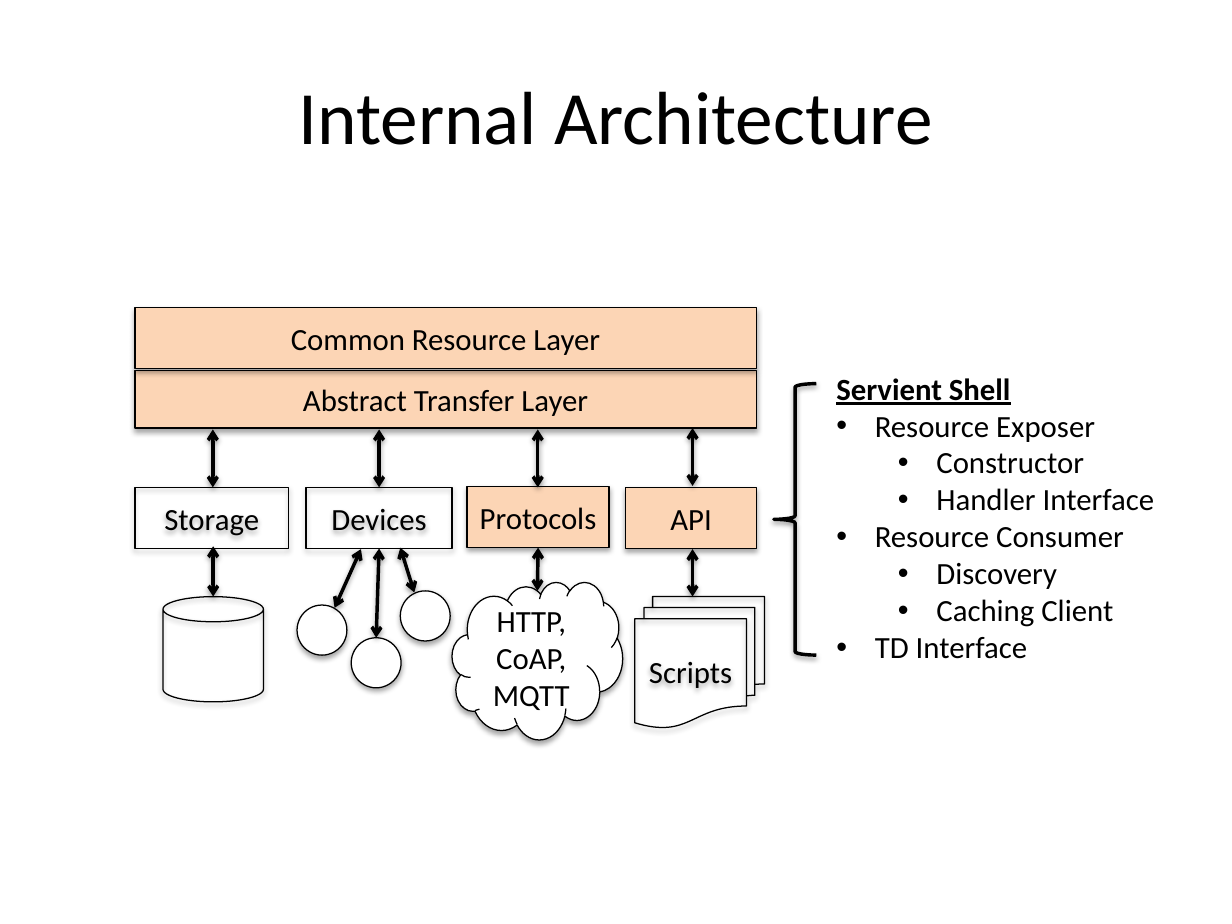
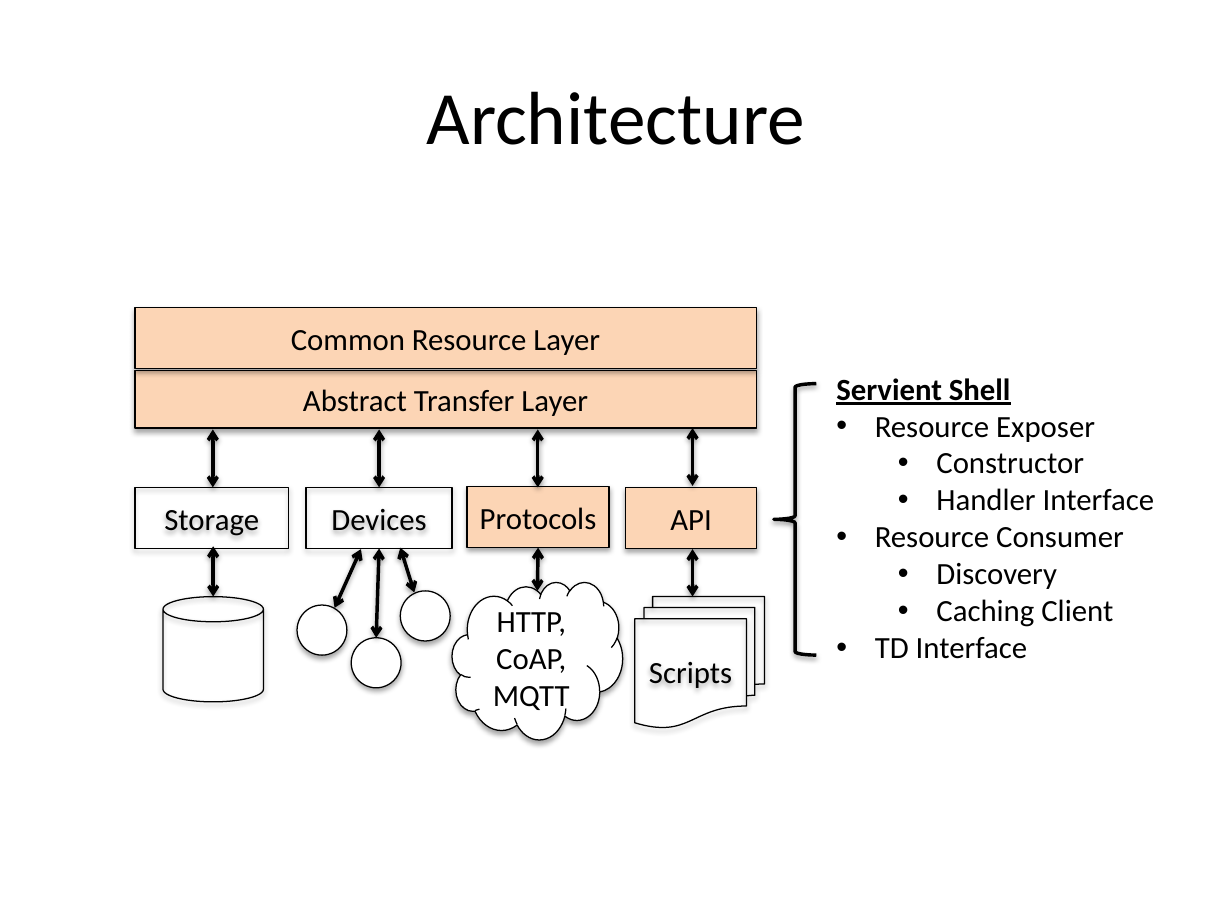
Before and after one commit to hyperstate/hyperstate-docs, a slide deck: slide 10 of wot-11may16.pptx (slide 9 before the commit). Drawn at 1232x924 pixels with LibreOffice and Linux fonts; fonts in the diff are those of the drawing. Boxes give left, top, right and bottom in pixels: in the first picture for what was removed or moved away, otherwise in the second. Text is boxed around its words. In the diff, an @@ line names an element or a change of style, - is before the commit and + after.

```diff
--- a/wot-11may16.pptx
+++ b/wot-11may16.pptx
@@ title at (427, 91, 805, 145): text changed @@
-Internal Architecture
+Architecture
```
Also in this commit, not shown: 1 slide added, 1 other file.
